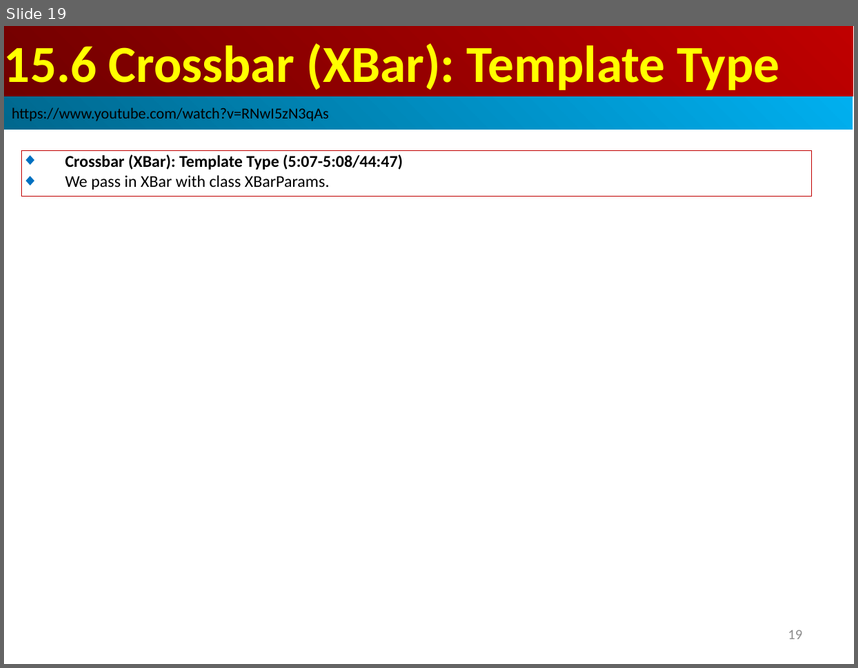
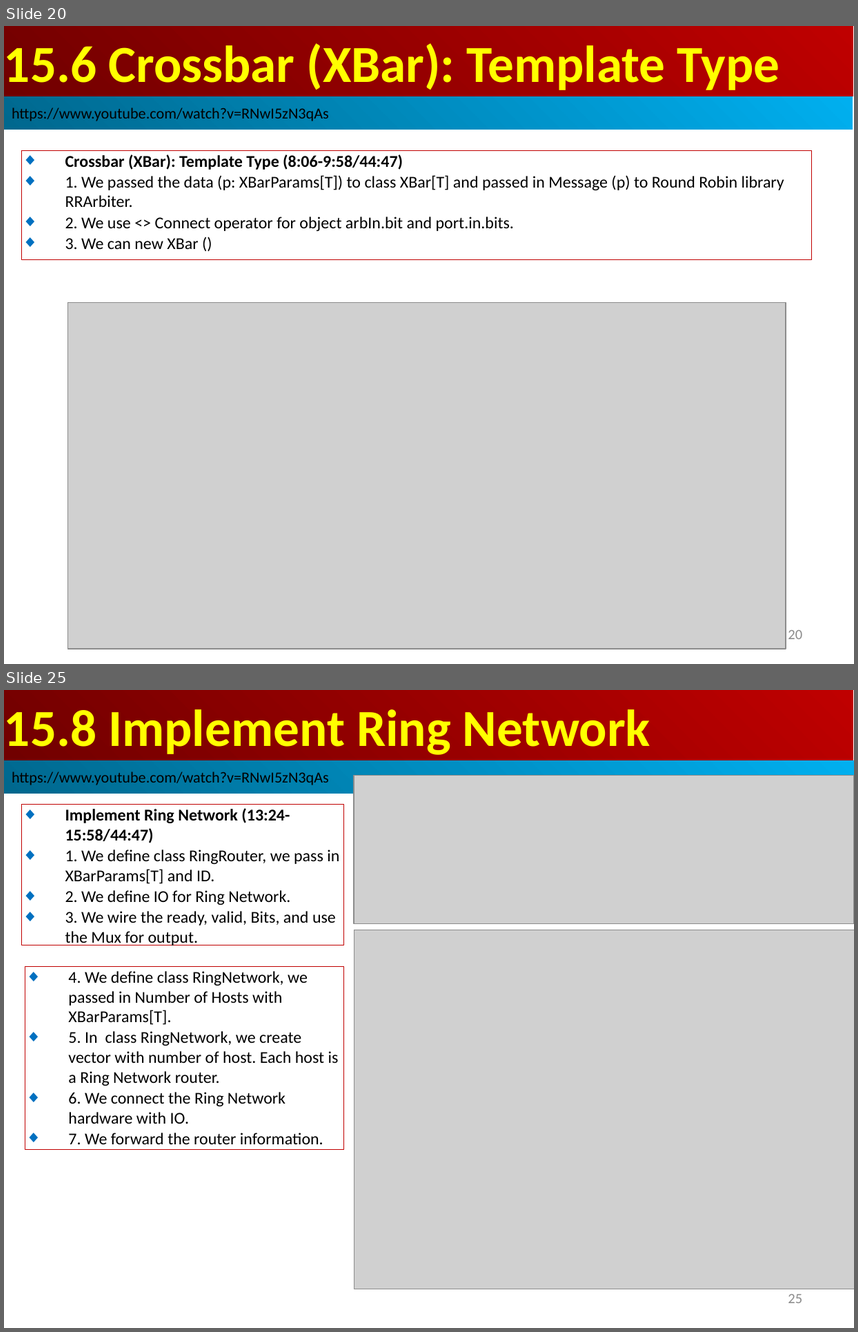
Before and after one commit to peterhchen/AIU_CS800_Chisel, a slide deck: 500_UCSC_HWD/015_Network/000_Video/015.Network.ppt. Shown one above the other, each under a label of ours: slide 19 before the commit, slides 20 and 25 after it; the slides between them are not shown. The pictures are 858x668 and 858x1332 pixels, drawn with LibreOffice and Linux fonts; fonts in the diff are those of the drawing; grey boxes stand for pictures. Boxes give left, top, right and bottom in pixels: in the first picture for what was removed or moved away, otherwise in the second. Text is boxed around its words. In the diff, an @@ line names an element or a change of style, - is before the commit and + after.

```diff
--- a/500_UCSC_HWD/015_Network/000_Video/015.Network.ppt
+++ b/500_UCSC_HWD/015_Network/000_Video/015.Network.ppt
@@ slide 25 added at (x1=4, y1=690, x2=854, y2=1328), background #FFFFFF @@
@@ rectangle added at (x1=4, y1=690, x2=853, y2=760), fill gradient #BF0000 to #710000, 44 pt, text #FFFF00, bold @@
+15.8 Implement Ring Network
@@ rectangle added at (x1=4, y1=760, x2=854, y2=793), fill gradient #00AFEF to #00688E, 13 pt, text #000000 @@
+https://www.youtube.com/watch?v=RNwI5zN3qAs
@@ picture added at (x1=353, y1=775, x2=854, y2=924) @@
@@ rectangle added at (x1=22, y1=805, x2=344, y2=945), outline #C00000 0.74 pt, 14 pt, text #000000 @@
+◆ Implement Ring Network (13:24-15:58/44:47)
+◆ 1. We define class RingRouter, we pass in XBarParams[T] and ID.
+◆ 2. We define IO for Ring Network.
+◆ 3. We wire the ready, valid, Bits, and use the Mux for output.
@@ picture added at (x1=355, y1=929, x2=854, y2=1288) @@
@@ rectangle added at (x1=25, y1=966, x2=344, y2=1149), outline #C00000 0.74 pt, 14 pt, text #000000 @@
+◆ 4. We define class RingNetwork, we passed in Number of Hosts with XBarParams[T].
+◆ 5. In class RingNetwork, we create vector with number of host. Each host is a Ring Network router.
+◆ 6. We connect the Ring Network hardware with IO.
+◆ 7. We forward the router information.
@@ page number added at (x1=788, y1=1294, x2=802, y2=1303), 12 pt, text #8B8B8B @@
+25
@@ what was slide 19 is now slide 20 @@
@@ slide 20 changed as well @@
@@ rectangle removed at (x1=22, y1=150, x2=811, y2=196) @@
-◆ Crossbar (XBar): Template Type (5:07-5:08/44:47)
-◆ We pass in XBar with class XBarParams.
@@ rectangle added at (x1=22, y1=150, x2=811, y2=260), outline #C00000 0.74 pt, 14 pt, text #000000 @@
+◆ Crossbar (XBar): Template Type (8:06-9:58/44:47)
+◆ 1. We passed the data (p: XBarParams[T]) to class XBar[T] and passed in Message (p) to Round Robin library RRArbiter.
+◆ 2. We use <> Connect operator for object arbIn.bit and port.in.bits.
+◆ 3. We can new XBar ()
@@ picture added at (x1=67, y1=302, x2=786, y2=648) @@
@@ page number at (x1=788, y1=630, x2=802, y2=639): text changed @@
-19
+20
```
Also in this commit, not shown: 2 other slides changed, 13 other slides added.
